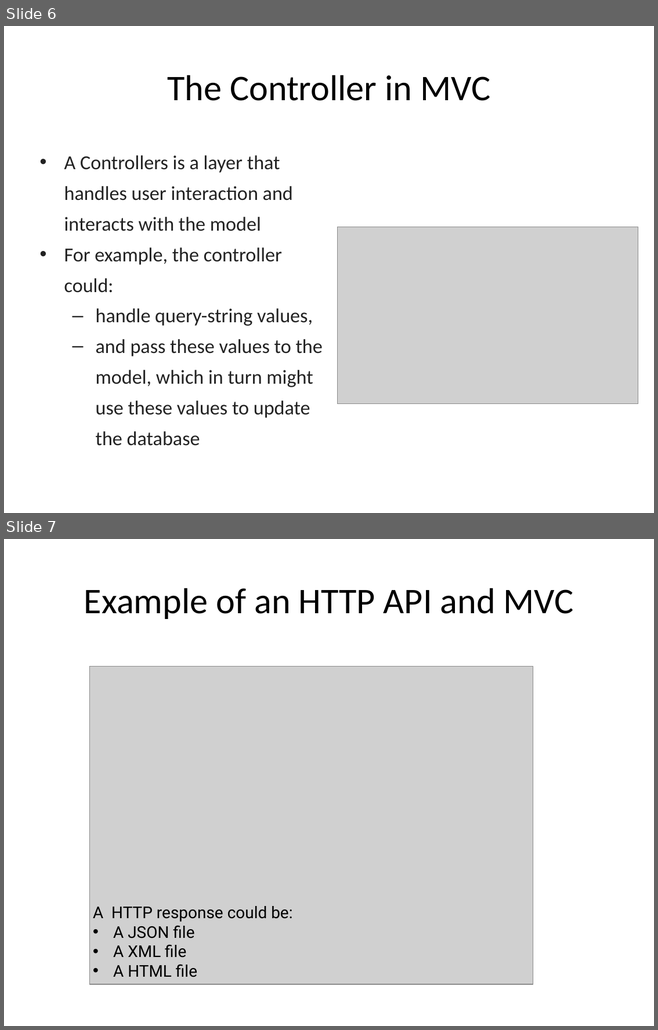
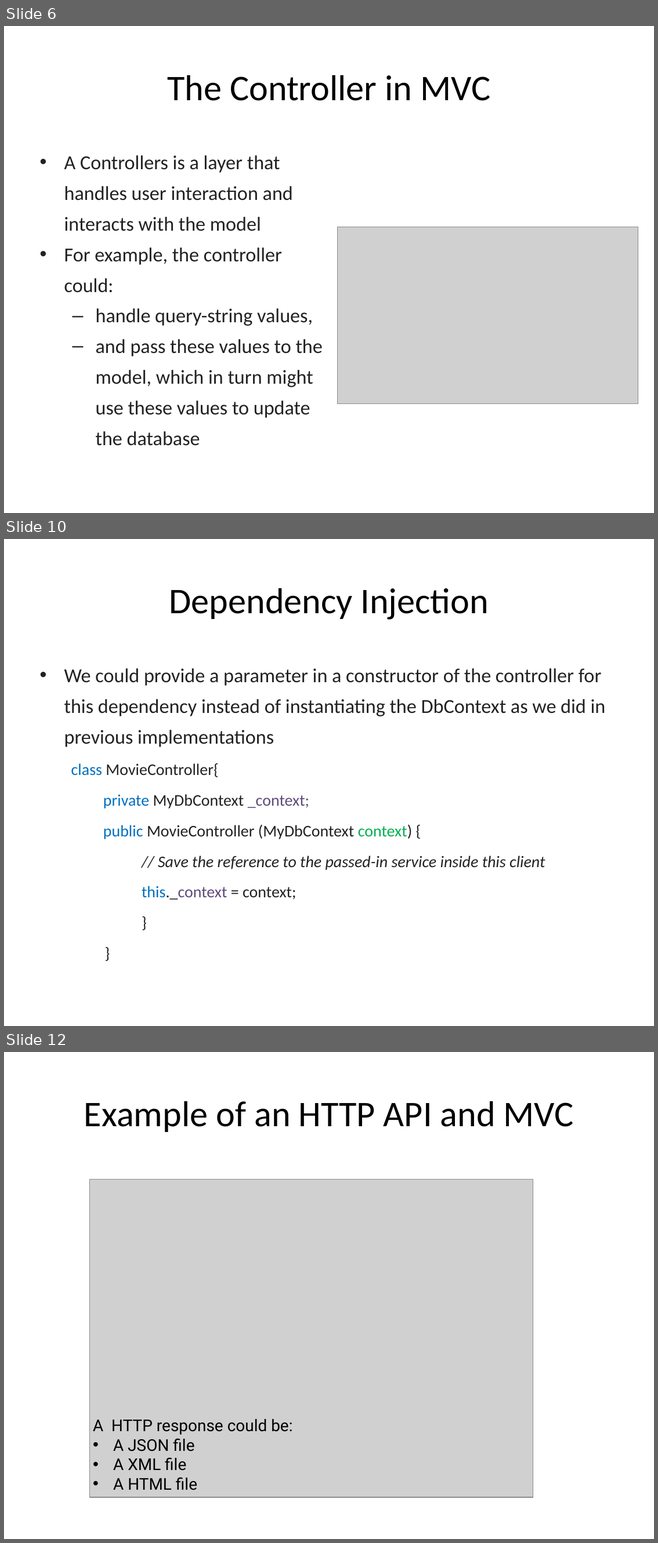
Before and after one commit to hogeschool/Development--Web, a slide deck: Lesson3/lesson3.pptx. Shown one above the other, each under a label of ours: slides 6 and 7 before the commit, slides 6, 10 and 12 after it; the slides between them are not shown. The pictures are 658x1030 and 658x1543 pixels, drawn with LibreOffice and Linux fonts; fonts in the diff are those of the drawing; grey boxes stand for pictures. Boxes give left, top, right and bottom in pixels: in the first picture for what was removed or moved away, otherwise in the second. Text is boxed around its words. In the diff, an @@ line names an element or a change of style, - is before the commit and + after.

```diff
--- a/Lesson3/lesson3.pptx
+++ b/Lesson3/lesson3.pptx
@@ slide 10 added at [4,539,654,1026], background #FFFFFF @@
@@ title added at [169,588,488,620], 40 pt, text #000000 @@
+Dependency Injection
@@ text added at [64,668,605,900], 18 pt, text #222222 @@
+• We could provide a parameter in a constructor of the controller for this dependency instead of instantiating the DbContext as we did in previous implementations
+  class MovieController{
+    private MyDbContext _context;
+    public MovieController (MyDbContext context) {
+      // Save the reference to the passed-in service inside this client
+      this._context = context;
+      }
+    }
@@ what was slide 7 is now slide 12 @@
```
Also in this commit, not shown: 6 slides changed, 4 other slides added, 1 other file.
